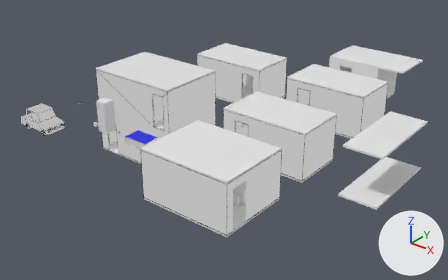
One commit to the Blender file Assets/Models/props.blend: the scene before it, then after it.
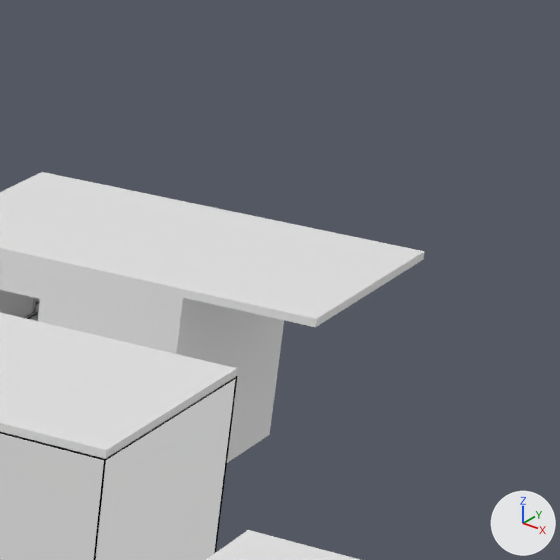
Old and new are each drawn whole from a 50 mm camera at (18.71, -23.34, 15.22) aimed at (-2.19, 2.8, -0.98) and again close up on the part from 77% to 100% of the width and 5% to 42% of the height. Lighting does not change. The marker at lower right points along +X, +Y and +Z.

Names of what the first close-up shows: 'Paredes.001', 'Paredes.008', 'Piso.002', 'Piso.011', 'Techo'.
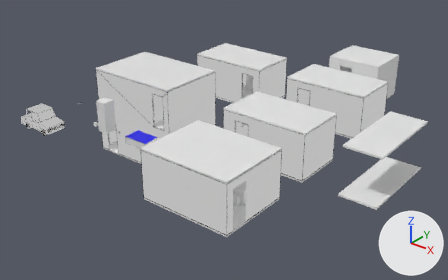
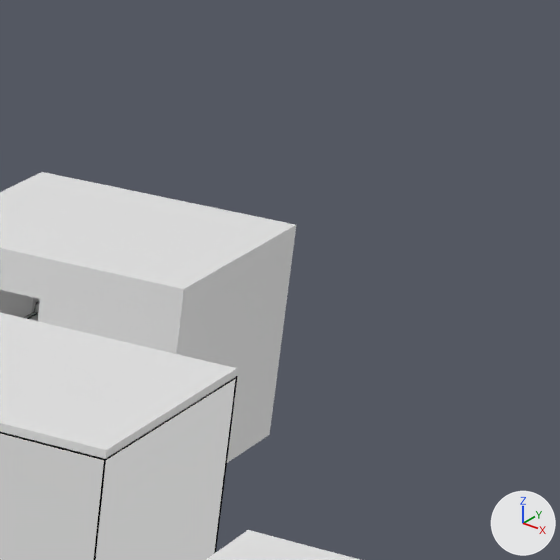
Location of each change, (x1, y1, x2, y2) in pixels of the close-ups (560 x 560 px):
'Piso.011', reshaped
    before: (0, 172, 425, 327)
    after: (0, 172, 296, 297)

The change, as a list of edits to the scene's bpy script:
```text
Change me_cube_068:
    where me_cube_068.from_pydata(...)  # 4 vertices, 1 face; spans x 0.0..5.0, y 0.0..3.0, z 0.0
    used by ob_piso_011; location = (0.0, 11.0, 2.6)
    me_cube_068 part 1
    me_cube_068.vertices[2].co: (5.0, 0.0, 0.0) -> (3.4, 0.0, 0.0)
    me_cube_068.vertices[3].co: (5.0, 3.0, 0.0) -> (3.4, 3.0, 0.0)
```
